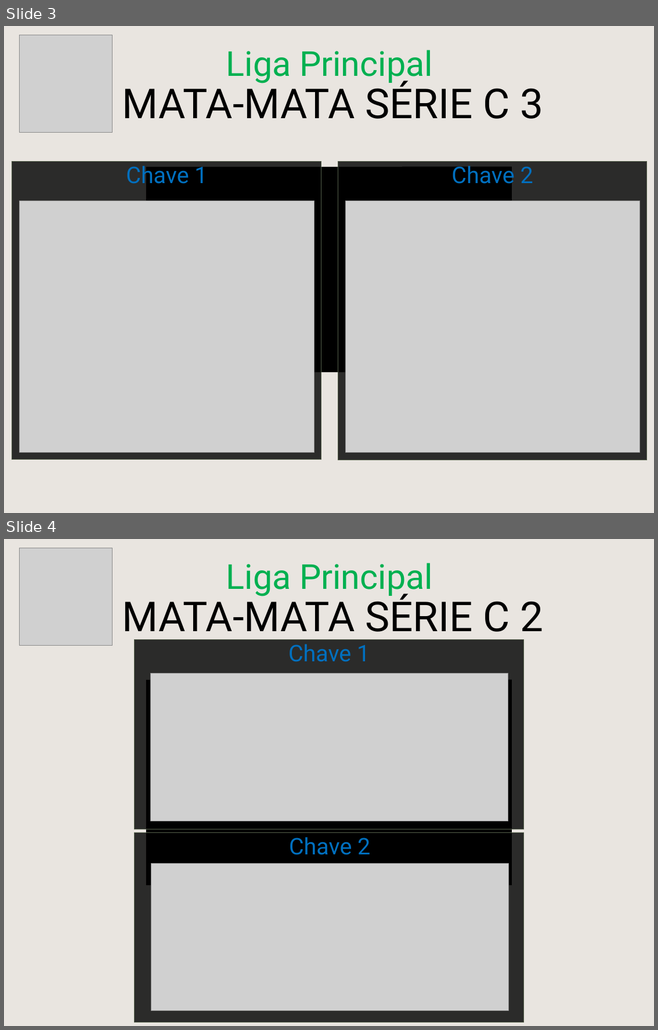
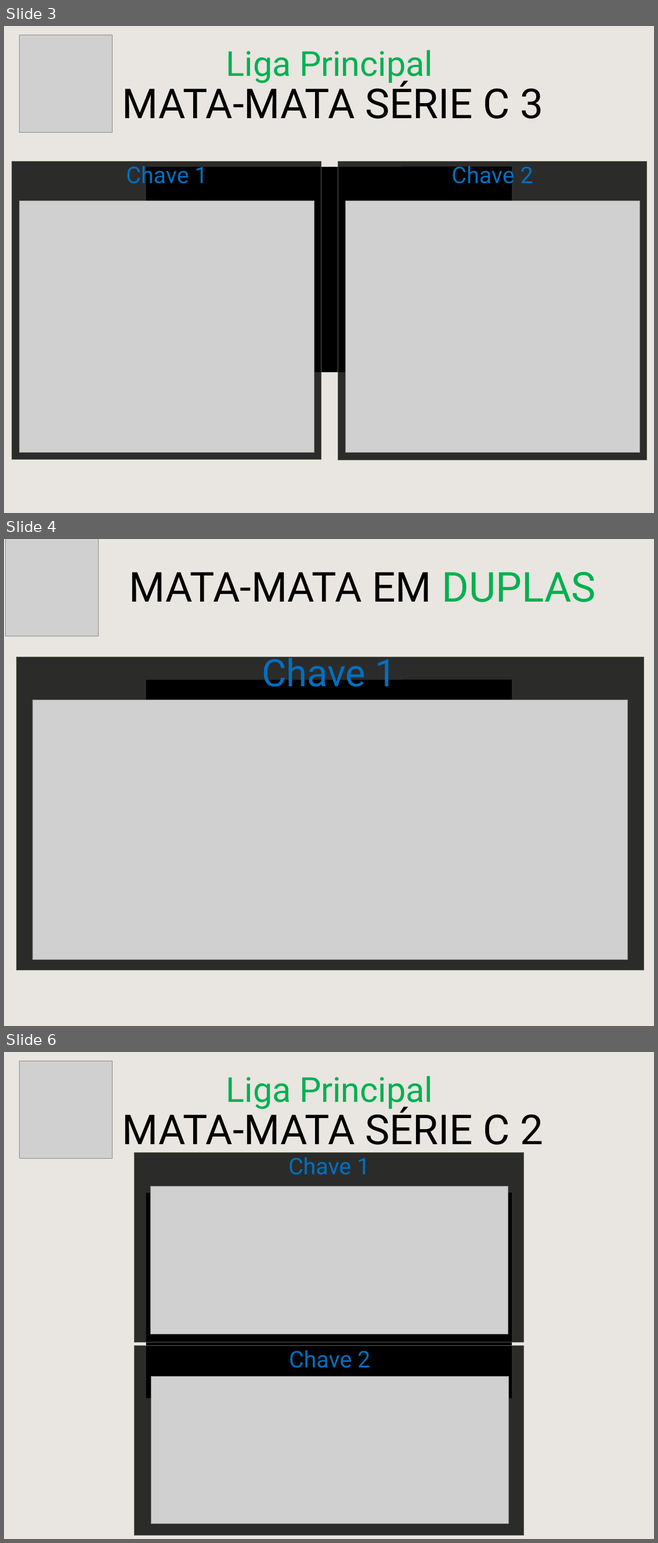
Before and after one commit to cknakayama/automacao_ligaroletarussa2021, a slide deck: MataMataPlanilha.pptx. Shown one above the other, each under a label of ours: slides 3 and 4 before the commit, slides 3, 4 and 6 after it; the slides between them are not shown. The pictures are 658x1030 and 658x1543 pixels, drawn with LibreOffice and Linux fonts; fonts in the diff are those of the drawing; grey boxes stand for pictures; background and template pictures are left out. Boxes give left, top, right and bottom in pixels: in the first picture for what was removed or moved away, otherwise in the second. Text is boxed around its words. In the diff, an @@ line names an element or a change of style, - is before the commit and + after.

Commit message:
sorteio duplas

```diff
--- a/MataMataPlanilha.pptx
+++ b/MataMataPlanilha.pptx
@@ slide 4 added at [4, 539, 654, 1026], background picture (left out); not listed: 1 template element that a slide beside it also shows @@
@@ picture added at [5, 539, 98, 636] @@
@@ text added at [129, 571, 596, 602], 72 pt, text #000000 @@
+MATA-MATA EM DUPLAS
@@ rectangle added at [16, 657, 644, 971], fill #000000 at 81% opacity, outline #57624D 1 pt @@
@@ text added at [262, 652, 396, 696], 66 pt, text #0070C0 @@
+Chave 1
@@ rectangle added at [146, 679, 511, 885], fill #000000 @@
@@ picture added at [402, 679, 511, 817] @@
@@ picture added at [32, 700, 627, 959] @@
@@ what was slide 4 is now slide 6 @@
```
Also in this commit, not shown: 1 other slide added, 4 other files.
